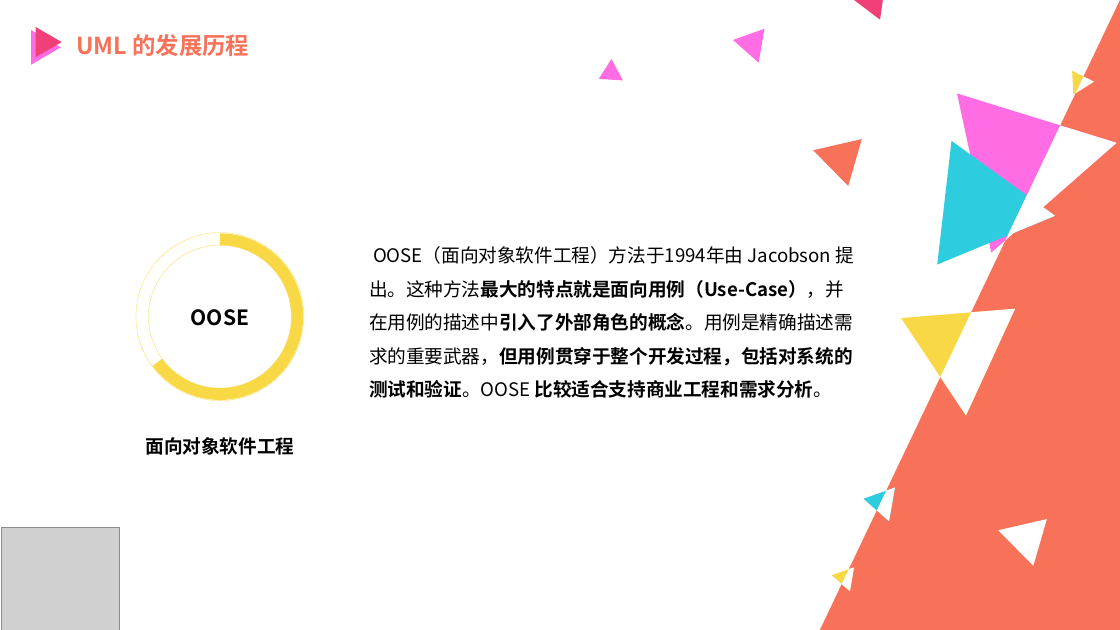
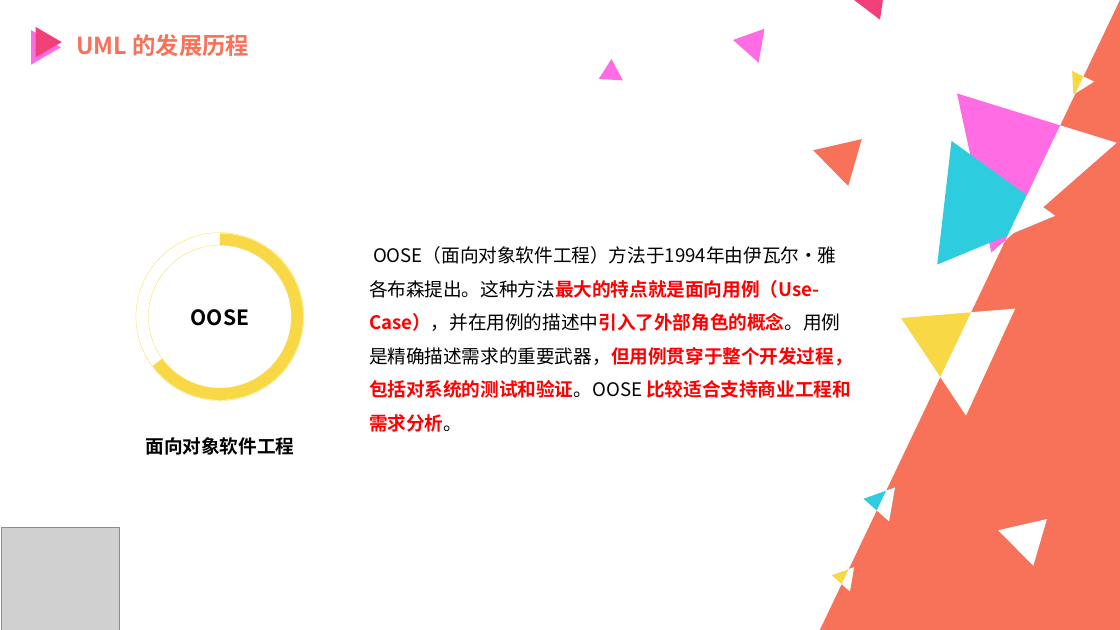
Before and after one commit to MrBlackry/SE-Education-Assistant-System, a slide deck: slide 10 of 非受控文档/陈铭阳/PRD2018-G12-UML概述PPT.pptx. Drawn at 1120x630 pixels with LibreOffice and Linux fonts; fonts in the diff are those of the drawing; grey boxes stand for pictures. Boxes give left, top, right and bottom in pixels: in the first picture for what was removed or moved away, otherwise in the second. Text is boxed around its words. In the diff, an @@ line names an element or a change of style, - is before the commit and + after.

```diff
--- a/非受控文档/陈铭阳/PRD2018-G12-UML概述PPT.pptx
+++ b/非受控文档/陈铭阳/PRD2018-G12-UML概述PPT.pptx
@@ text at box(369, 246, 853, 432): text changed; text colour #000000 to #FF0000 @@
-OOSE（面向对象软件工程）方法于1994年由 Jacobson 提出。这种方法最大的特点就是面向用例（Use-Case），并在用例的描述中引入了外部角色的概念。用例是精确描述需求的重要武器，但用例贯穿于整个开发过程，包括对系统的测试和验证。OOSE 比较适合支持商业工程和需求分析。
+OOSE（面向对象软件工程）方法于1994年由伊瓦尔·雅各布森提出。这种方法最大的特点就是面向用例（Use-Case），并在用例的描述中引入了外部角色的概念。用例是精确描述需求的重要武器，但用例贯穿于整个开发过程，包括对系统的测试和验证。OOSE 比较适合支持商业工程和需求分析。
```
Also in this commit, not shown: 31 other slides changed.
